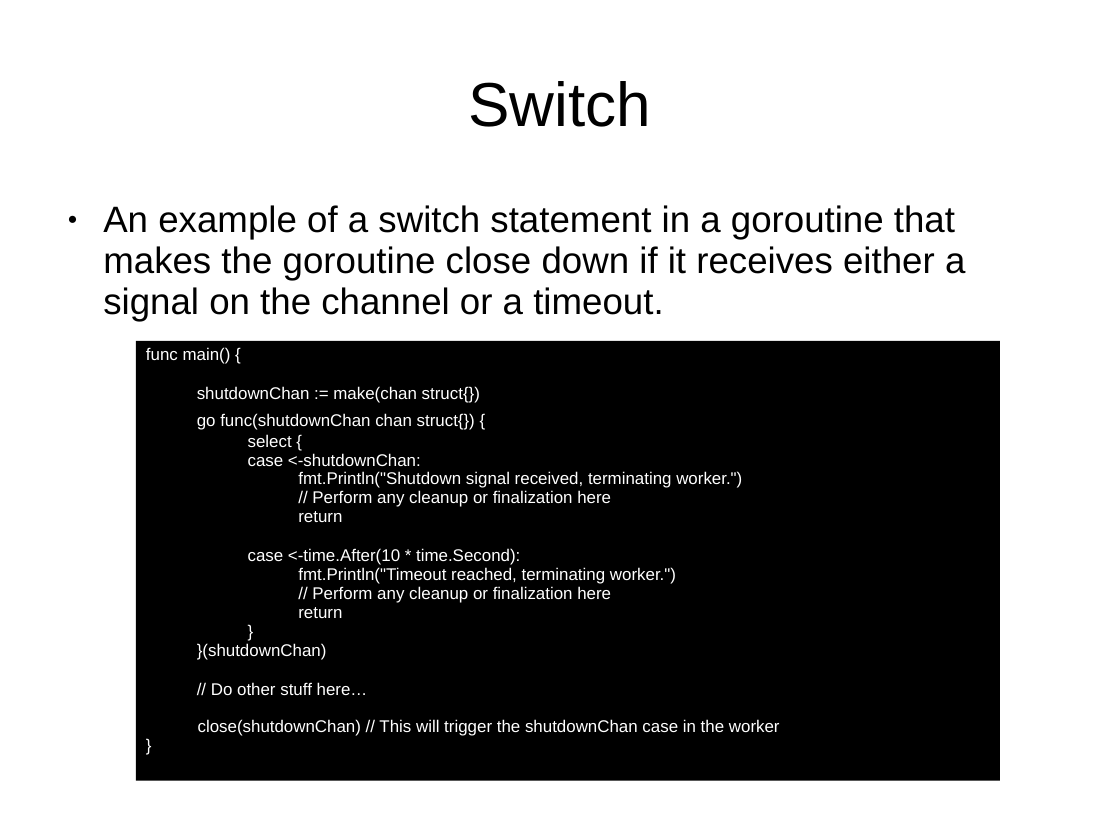
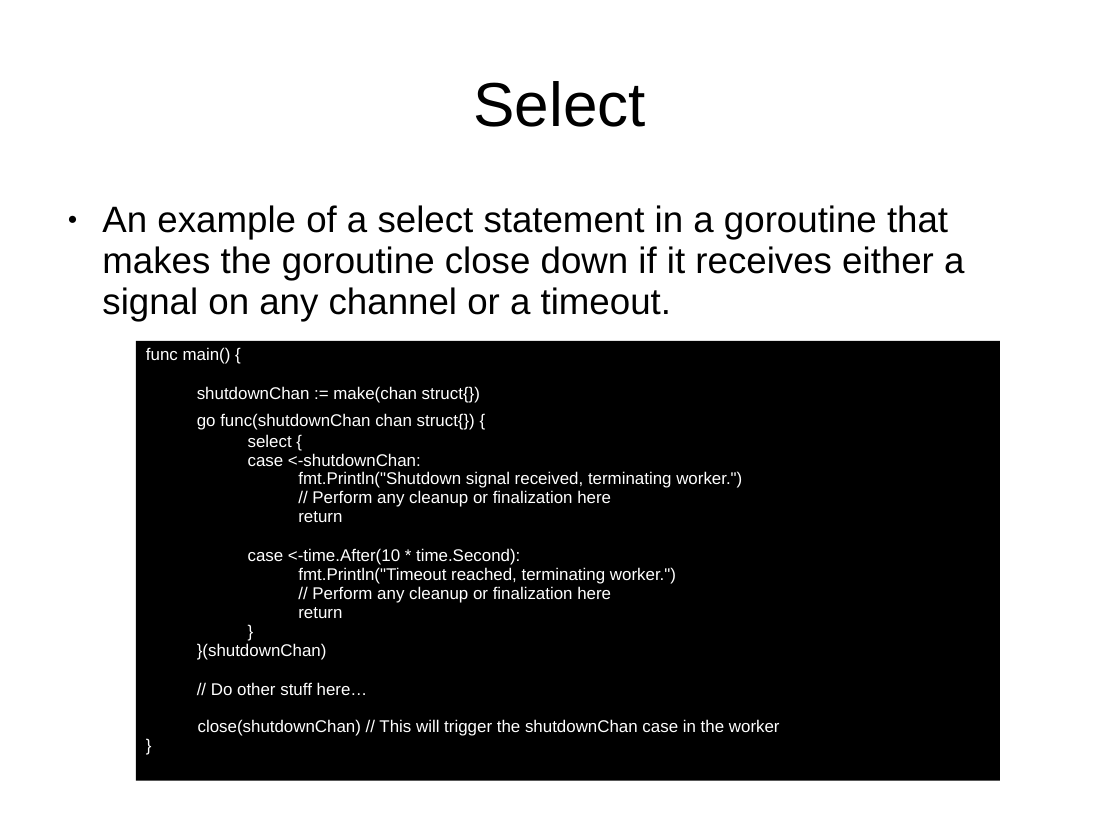
Before and after one commit to smicker/go_course, a slide deck: slide 46 of Golang genomgång.ppt. Drawn at 1120x840 pixels with LibreOffice and Linux fonts; fonts in the diff are those of the drawing; background and template pictures are left out. Boxes give left, top, right and bottom in pixels: in the first picture for what was removed or moved away, otherwise in the second. Text is boxed around its words. In the diff, an @@ line names an element or a change of style, - is before the commit and + after.

Commit message:
Updated ppt and select

```diff
--- a/Golang genomgång.ppt
+++ b/Golang genomgång.ppt
@@ title at [473, 81, 645, 127]: text changed @@
-Switch
+Select
@@ text at [102, 205, 964, 321]: text changed @@
-● An example of a switch statement in a goroutine that makes the goroutine close down if it receives either a signal on the channel or a timeout.
+● An example of a select statement in a goroutine that makes the goroutine close down if it receives either a signal on any channel or a timeout.
```
Also in this commit, not shown: 47 other slides changed, 2 slides added, 2 slides removed, 1 other file.
